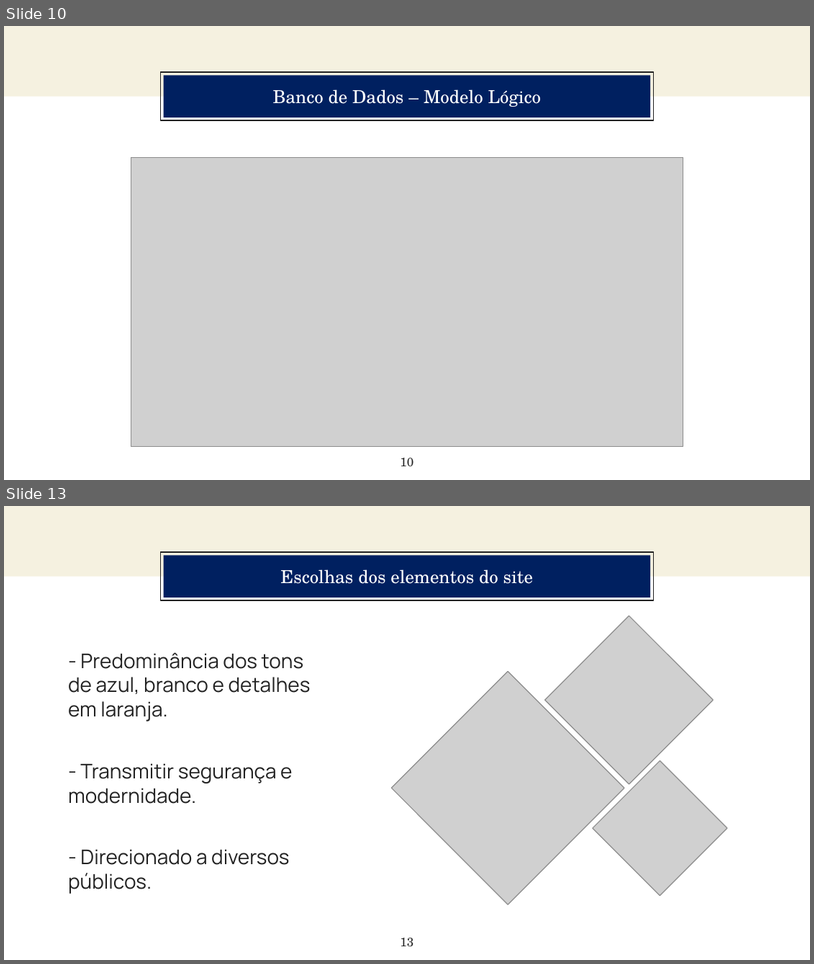
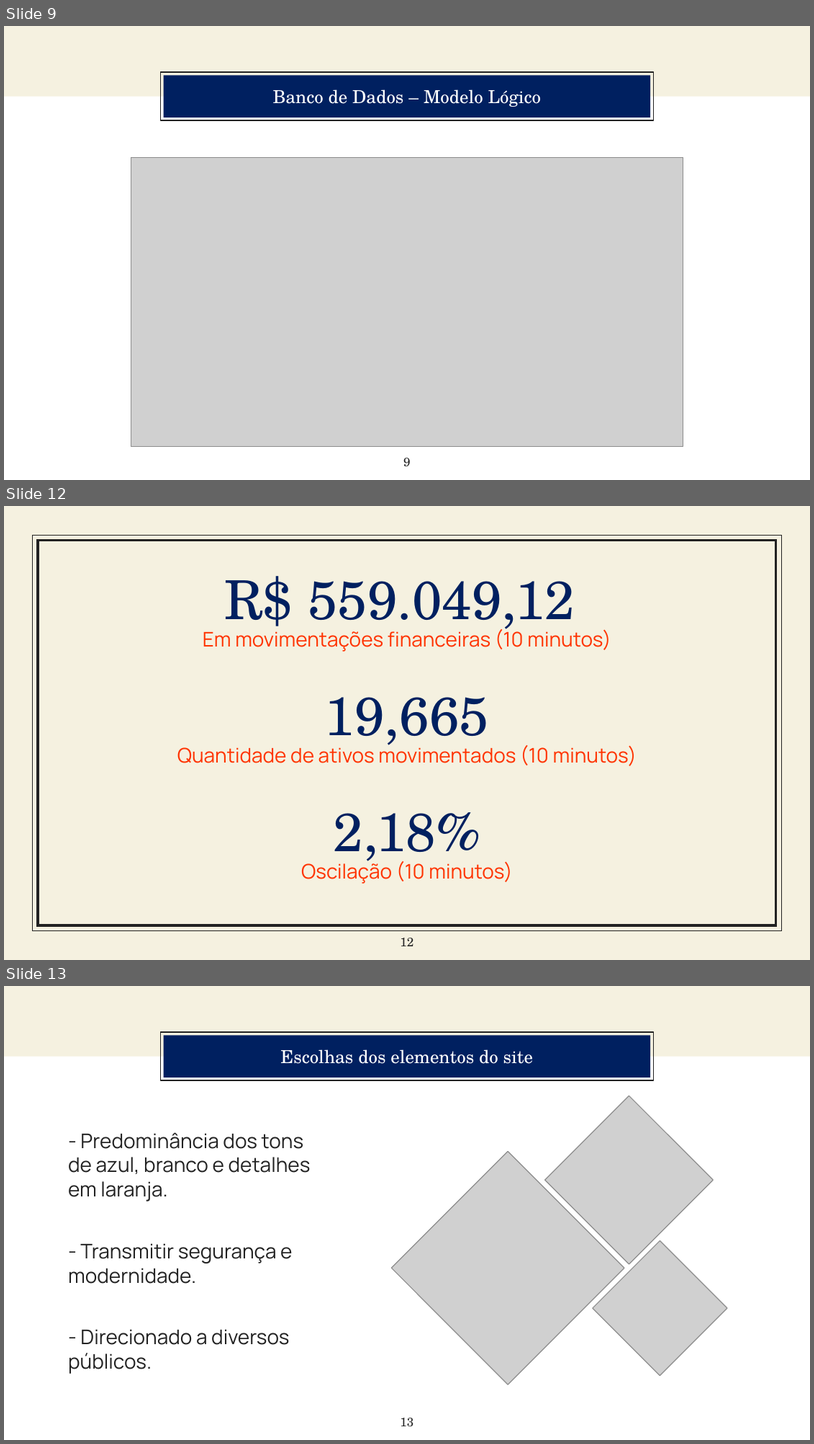
Before and after one commit to KaioZaniboni/Projeto-Individual, a slide deck: pptx/NósTreidamos.pptx. Shown one above the other, each under a label of ours: slides 10 and 13 before the commit, slides 9, 12 and 13 after it; the slides between them are not shown. The pictures are 814x964 and 814x1444 pixels, drawn with LibreOffice and Linux fonts; fonts in the diff are those of the drawing; grey boxes stand for pictures. Boxes give left, top, right and bottom in pixels: in the first picture for what was removed or moved away, otherwise in the second. Text is boxed around its words. In the diff, an @@ line names an element or a change of style, - is before the commit and + after.

```diff
--- a/pptx/NósTreidamos.pptx
+++ b/pptx/NósTreidamos.pptx
@@ slide 12 added at bbox=[4, 506, 810, 960], background #F5F1E0 @@
@@ rectangle added at bbox=[32, 535, 782, 931], outline #222222 0.75 pt @@
@@ rectangle added at bbox=[38, 541, 777, 925], outline #222222 2.25 pt @@
@@ title added at bbox=[224, 576, 575, 635], 48 pt, text #002060 @@
+R$ 559.049,12
@@ subtitle added at bbox=[203, 628, 612, 651], 18 pt, text #FF3300 @@
+Em movimentações financeiras (10 minutos)
@@ title added at bbox=[325, 697, 489, 751], 48 pt, text #002060 @@
+19,665
@@ subtitle added at bbox=[178, 744, 638, 766], 18 pt, text #FF3300 @@
+Quantidade de ativos movimentados (10 minutos)
@@ title added at bbox=[334, 812, 481, 867], 48 pt, text #002060 @@
+2,18%
@@ subtitle added at bbox=[301, 860, 512, 883], 18 pt, text #FF3300 @@
+Oscilação (10 minutos)
@@ page number added at bbox=[400, 937, 414, 946], 11 pt, text #222222 @@
+12
@@ what was slide 10 is now slide 9 @@
@@ page number at bbox=[404, 457, 411, 467]: text changed @@
-10
+9
```
Also in this commit, not shown: 3 slides changed, 1 other slide added, 2 slides removed, 5 other files.
